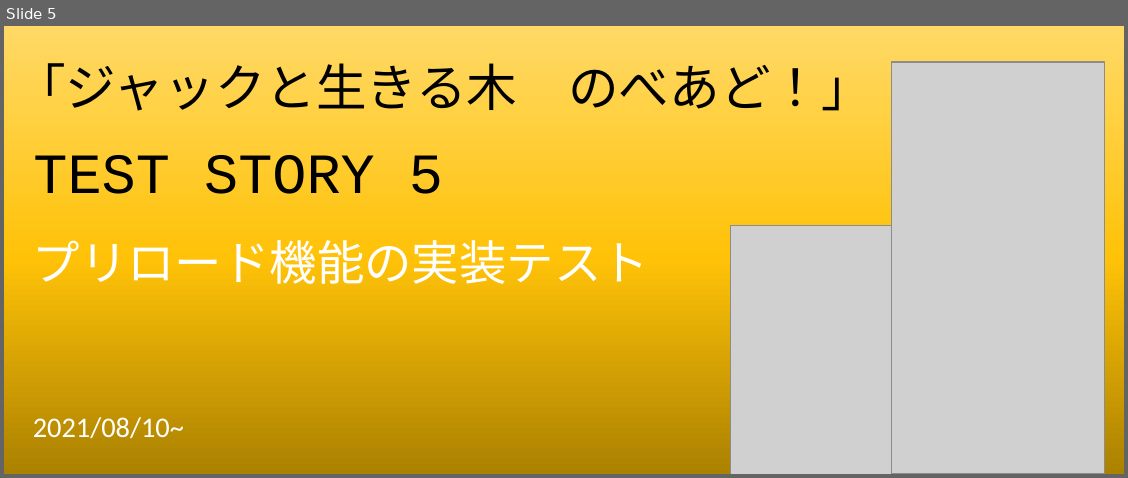
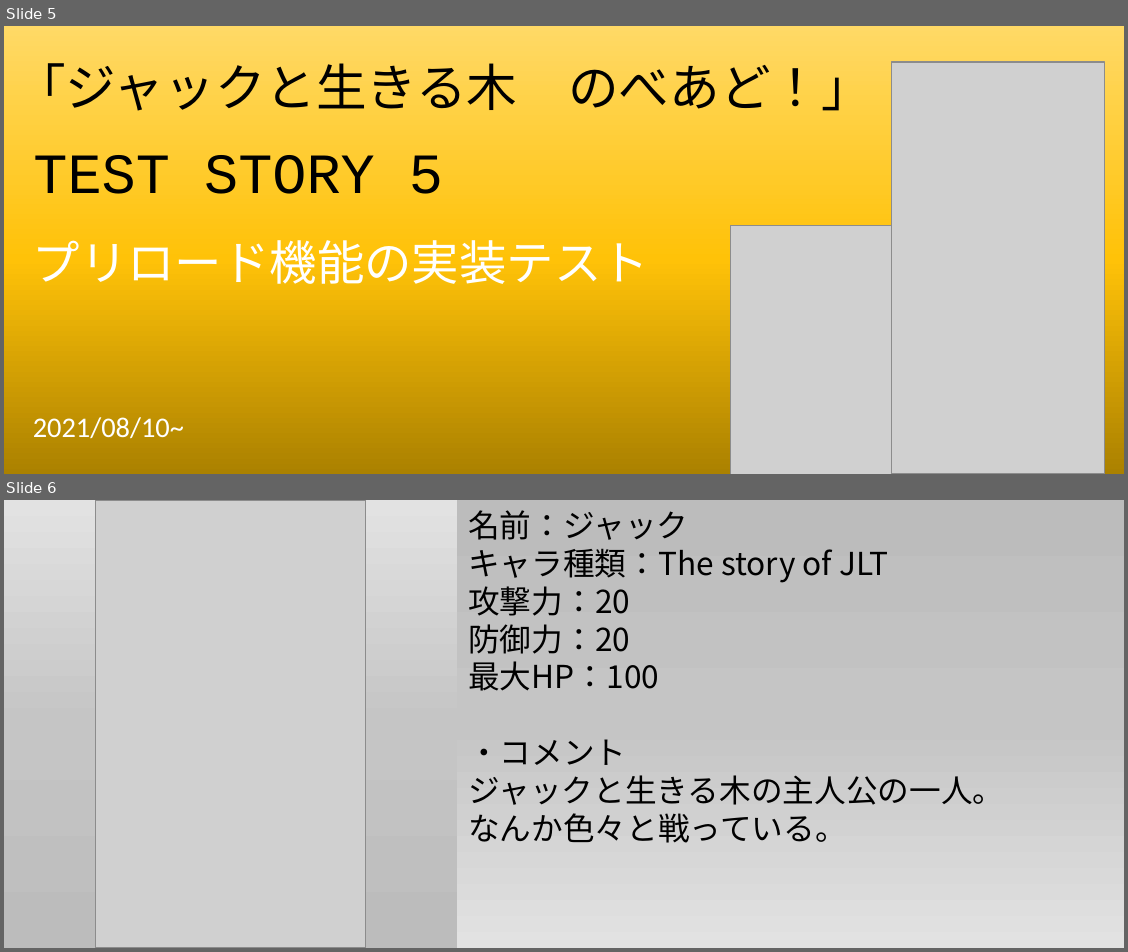
Before and after one commit to jackandalivingtree/nobeado, a slide deck: stories_pic/creator.pptx. Shown one above the other, each under a label of ours: slide 5 before the commit, slides 5 and 6 after it. The pictures are 1128x478 and 1128x952 pixels, drawn with LibreOffice and Linux fonts; fonts in the diff are those of the drawing; grey boxes stand for pictures. Boxes give left, top, right and bottom in pixels: in the first picture for what was removed or moved away, otherwise in the second. Text is boxed around its words. In the diff, an @@ line names an element or a change of style, - is before the commit and + after.

Commit message:
update 色々

```diff
--- a/stories_pic/creator.pptx
+++ b/stories_pic/creator.pptx
@@ slide 6 added at bbox=[4, 500, 1124, 948], background #FFFFFF @@
@@ rectangle added at bbox=[4, 500, 457, 948], fill gradient #BCBCBC to #C5C5C5 to #E3E3E3 @@
@@ picture added at bbox=[95, 500, 365, 948] @@
@@ rectangle added at bbox=[457, 500, 1124, 948], fill gradient #BCBCBC to #C5C5C5 to #E3E3E3 @@
@@ text added at bbox=[468, 510, 1004, 843], 20 pt, text #000000 @@
+名前：ジャック
+キャラ種類：The story of JLT
+攻撃力：20
+防御力：20
+最大HP：100
+・コメント
+ジャックと生きる木の主人公の一人。
+なんか色々と戦っている。
```
Also in this commit, not shown: 4 other slides added, 30 other files.
